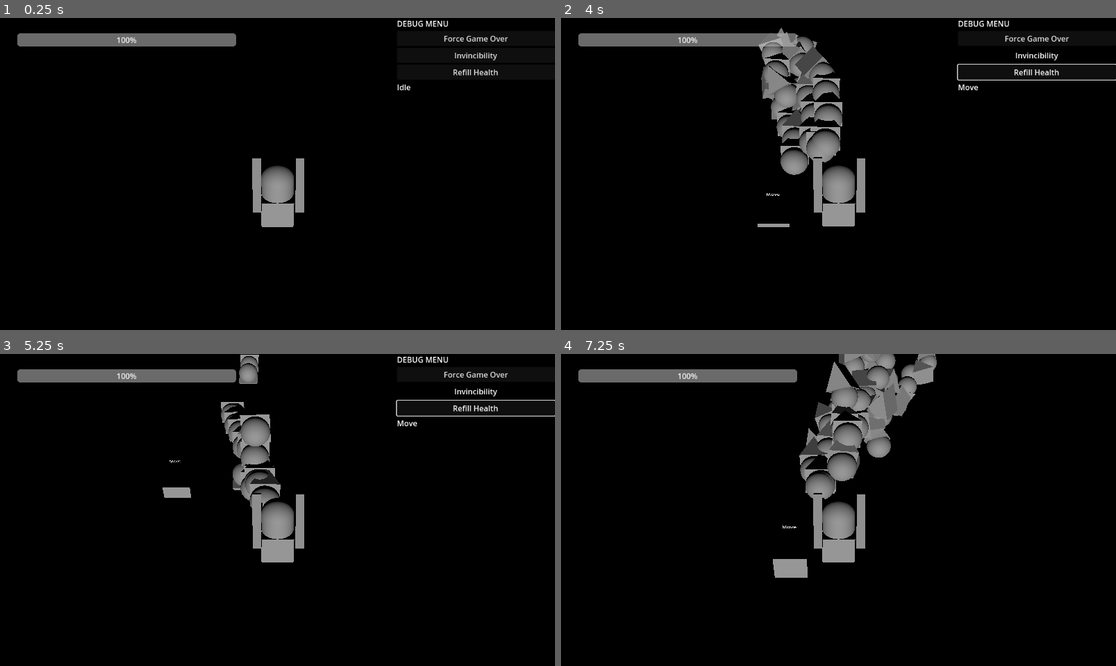
Above: before the commit, frames 1-4 (two rows, left to right).
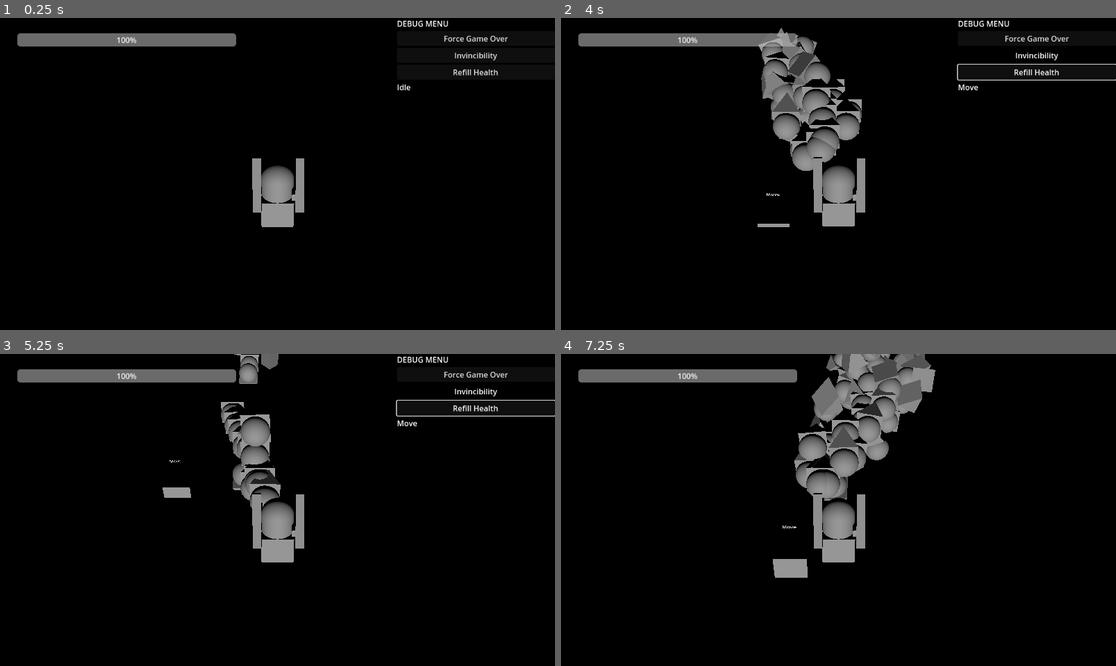
Above: after the commit, the same moments.

Repository: Boyquotes/Mech-Farmer
Game: Godot game, scene res://levels/debug.tscn
Same seed, same stepped clock (60 frames per second), same inputs: the game is played once before the commit and once after it.
Inputs (mouse positions are in pixels of both pictures, inside the frame that each line leads up to):
- Up to frame 1 (0.25 s): no input
- Up to frame 2 (4 s): click "Force Game Over" at 0.5 s; click "Try Again" at 1.25 s; click "Invincibility" at 2 s; click "Refill Health" at 2.75 s; move the mouse to (960, 158) at 3.52 s; press the mouse at (960, 158) at 3.53 s; hold D (move_right) from 3.53 s (still down); right-click (960, 158) at 3.8 s
- Up to frame 3 (5.25 s): move the mouse to (166, 525) at 4.27 s; release D (move_right) at 4.28 s; release the mouse at (166, 525) at 4.28 s; hold S (move_down) 4.28-5.03 s; right-click (166, 525) at 4.35 s; click (166, 525) at 4.55 s; move the mouse to (333, 441) at 5.02 s; press the mouse at (333, 441) at 5.03 s; hold D (move_right) from 5.03 s (still down)
- Up to frame 4 (7.25 s): right-click (894, 441) at 5.3 s; move the mouse to (810, 572) at 5.77 s; release D (move_right) at 5.78 s; release the mouse at (810, 572) at 5.78 s; hold W (move_up) 5.78-6.53 s; right-click (810, 572) at 5.85 s; click (810, 572) at 6.05 s; move the mouse to (1005, 556) at 6.52 s; press the mouse at (1005, 556) at 6.53 s; hold A (move_left) from 6.53 s (still down); right-click (1005, 556) at 6.8 s; tap = (debug_menu) at 7.15 s

The runs differ from the first frame. In frame 1, less than 0.1% of the frame differs, in the area x 52-54%, y 54-59%; in frame 2, 2.6%; in frame 3, 0.2%; in frame 4, 4.4%, in the area x 42-68%, y 0-59%.

Commit message:
refactored functions to the child cannon scenes themselves

Diff:
--- a/prefabs/characters/player.tscn
+++ b/prefabs/characters/player.tscn
@@ -1,7 +1,8 @@
-[gd_scene load_steps=9 format=3 uid="uid://bj4xgn05k5xvf"]
+[gd_scene load_steps=10 format=3 uid="uid://bj4xgn05k5xvf"]
 
 [ext_resource type="Script" path="res://scripts/player/state_machine.gd" id="1_asilg"]
 [ext_resource type="Script" path="res://scripts/player/states/motion/on_ground/idle.gd" id="2_7yaib"]
+[ext_resource type="PackedScene" uid="uid://cxqlokkkhycb7" path="res://prefabs/characters/primary_weapons/debug_cannon.tscn" id="2_rrsmg"]
 [ext_resource type="PackedScene" uid="uid://chf5iy4cu6p6o" path="res://prefabs/projectiles/bullet.tscn" id="3_1sbsc"]
 [ext_resource type="Script" path="res://scripts/player/states/motion/on_ground/move.gd" id="3_oi43o"]
 
@@ -27,37 +28,35 @@
 mesh = SubResource("CapsuleMesh_uowiw")
 skeleton = NodePath("../..")
 
-[node name="Guns" type="Node3D" parent="Torso"]
+[node name="PrimarySlot1" type="Node3D" parent="Torso"]
+transform = Transform3D(1, 1.78488e-11, 0, 1.42109e-11, 1, 0, 1.74623e-10, -3.49246e-10, 1, -0.594656, 0.161992, -0.304177)
 
-[node name="PrimaryGuns" type="Node3D" parent="Torso/Guns"]
+[node name="PrimaryGun1" parent="Torso/PrimarySlot1" instance=ExtResource("2_rrsmg")]
+transform = Transform3D(1, -4.00178e-11, 0, 7.25322e-11, 1, 0, 0, 1.16415e-10, 1, 5.96046e-08, 0, 2.98023e-08)
+skeleton = NodePath("../../..")
 
-[node name="PrimaryGun1" type="MeshInstance3D" parent="Torso/Guns/PrimaryGuns"]
-transform = Transform3D(1, 1.80762e-11, 0, 1.45519e-11, 1, 0, 5.82077e-11, -1.16415e-10, 1, -0.594656, 0.161992, -0.304177)
+[node name="PrimarySlot2" type="Node3D" parent="Torso"]
+transform = Transform3D(1, 1.83036e-11, 0, 1.42109e-11, 1, -2.32831e-10, 4.07454e-10, -1.16415e-10, 1, 0.556247, 0.163041, -0.30528)
+
+[node name="PrimaryGun2" parent="Torso/PrimarySlot2" instance=ExtResource("2_rrsmg")]
+transform = Transform3D(1, 1.83036e-11, 0, 1.43245e-11, 1, 0, 0, 0, 1, -5.96046e-08, 0, 2.98023e-08)
+skeleton = NodePath("../../..")
+
+[node name="SecondarySlot1" type="Node3D" parent="Torso"]
+transform = Transform3D(1, 0.00128581, 0.000310462, -0.000374036, 0.5, -0.866026, -0.00126877, 0.866025, 0.500001, 0.644041, 0.664011, 0.495822)
+
+[node name="SecondaryGun1" type="MeshInstance3D" parent="Torso/SecondarySlot1"]
+transform = Transform3D(1, -8.73115e-11, -1.60071e-10, -1.16415e-10, 1, 2.98023e-08, -7.27596e-11, 0, 1, -5.96046e-08, 0, 0)
 mesh = SubResource("BoxMesh_gtv21")
-skeleton = NodePath("../../../..")
+skeleton = NodePath("../../..")
 
-[node name="BulletSpawn" type="Node3D" parent="Torso/Guns/PrimaryGuns/PrimaryGun1"]
-transform = Transform3D(1, 1.83036e-11, 0, 1.44382e-11, 1, -1.16415e-10, 1.16415e-10, 1.16415e-10, 1, -0.000822842, 0.000952959, -0.857732)
+[node name="SecondarySlot2" type="Node3D" parent="Torso"]
+transform = Transform3D(1, 0.0012858, 0.000310462, -0.000374036, 0.5, -0.866026, -0.00126877, 0.866025, 0.500001, -0.593889, 0.664011, 0.495822)
 
-[node name="PrimaryGun2" type="MeshInstance3D" parent="Torso/Guns/PrimaryGuns"]
-transform = Transform3D(1, 1.80762e-11, 0, 1.45519e-11, 1, 0, 5.82077e-11, -1.16415e-10, 1, 0.643273, 0.166174, -0.304177)
+[node name="SecondaryGun2" type="MeshInstance3D" parent="Torso/SecondarySlot2"]
+transform = Transform3D(1, -8.73115e-11, -1.16415e-10, -1.16415e-10, 1, 2.98023e-08, -7.27596e-11, 0, 1, 5.96046e-08, 0, 0)
 mesh = SubResource("BoxMesh_gtv21")
-skeleton = NodePath("../../../..")
-
-[node name="BulletSpawn" type="Node3D" parent="Torso/Guns/PrimaryGuns/PrimaryGun2"]
-transform = Transform3D(1, 1.8531e-11, 0, 1.44382e-11, 1, -2.32831e-10, 2.32831e-10, 2.32831e-10, 1, -0.000815928, 0.00094533, -0.850669)
-
-[node name="SecondaryGuns" type="Node3D" parent="Torso/Guns"]
-
-[node name="SecondaryGun1" type="MeshInstance3D" parent="Torso/Guns/SecondaryGuns"]
-transform = Transform3D(1, 0.00128581, 0.000310462, -0.000374036, 0.5, -0.866026, -0.00126877, 0.866025, 0.500001, 0.644041, 0.664011, 0.495822)
-mesh = SubResource("BoxMesh_gtv21")
-skeleton = NodePath("../../../..")
-
-[node name="SecondaryGun2" type="MeshInstance3D" parent="Torso/Guns/SecondaryGuns"]
-transform = Transform3D(1, 0.0012858, 0.000310462, -0.000374036, 0.5, -0.866026, -0.00126877, 0.866025, 0.500001, -0.593889, 0.664011, 0.495822)
-mesh = SubResource("BoxMesh_gtv21")
-skeleton = NodePath("../../../..")
+skeleton = NodePath("../../..")
 
 [node name="BaseCollision" type="CollisionShape3D" parent="."]
 transform = Transform3D(1, 0, 0, 0, 1, 0, 0, 0, 1, 0, -0.547985, 0)
--- /dev/null
+++ b/prefabs/characters/primary_weapons/debug_cannon.tscn
@@ -0,0 +1,17 @@
+[gd_scene load_steps=4 format=3 uid="uid://cxqlokkkhycb7"]
+
+[ext_resource type="Script" path="res://scripts/weapons/debug_cannon.gd" id="1_n75tr"]
+[ext_resource type="PackedScene" uid="uid://chf5iy4cu6p6o" path="res://prefabs/projectiles/bullet.tscn" id="2_t5mog"]
+
+[sub_resource type="BoxMesh" id="BoxMesh_gtv21"]
+size = Vector3(0.25, 0.25, 1.593)
+
+[node name="DebugCannon" type="MeshInstance3D"]
+transform = Transform3D(1, 1.80762e-11, 0, 1.45519e-11, 1, 0, 5.82077e-11, -1.16415e-10, 1, -0.594656, 0.161992, -0.304177)
+mesh = SubResource("BoxMesh_gtv21")
+skeleton = NodePath("../../../..")
+script = ExtResource("1_n75tr")
+projectile_scene = ExtResource("2_t5mog")
+
+[node name="BulletSpawn" type="Node3D" parent="."]
+transform = Transform3D(1, 1.83036e-11, 0, 1.44382e-11, 1, -1.16415e-10, 1.16415e-10, 1.16415e-10, 1, -0.000822842, 0.000952959, -0.857732)
--- a/project.godot
+++ b/project.godot
@@ -50,6 +50,7 @@
 fire_2={
 "deadzone": 0.5,
 "events": [Object(InputEventMouseButton,"resource_local_to_scene":false,"resource_name":"","device":-1,"window_id":0,"a …(240 unchanged characters)…
+, Object(InputEventJoypadMotion,"resource_local_to_scene":false,"resource_name":"","device":-1,"axis":4,"axis_value":1.0,"script":null)
 ]
 }
 debug_menu={
--- a/scripts/player/states/motion/motion.gd
+++ b/scripts/player/states/motion/motion.gd
@@ -1,12 +1,9 @@
 extends "../state.gd"
 
 
-@onready var torso = owner.get_node("Torso/Guns")
-@onready var primary_gun_1 = torso.get_node("PrimaryGuns/PrimaryGun1/BulletSpawn")
-@onready var primary_gun_2 = torso.get_node("PrimaryGuns/PrimaryGun2/BulletSpawn")
-
-@export var projectile_scene: PackedScene
-@export var projectile_speed = 20
+@onready var torso = owner.get_node("Torso")
+@onready var primary_gun_1 = torso.get_node("PrimarySlot1/PrimaryGun1")
+@onready var primary_gun_2 = torso.get_node("PrimarySlot2/PrimaryGun2")
 
 func get_input_direction():
 	var input_direction = Vector2()
@@ -40,15 +37,3 @@
 		var look_direction := joystick.normalized()
 		var target_rotation := look_direction.angle_to(Vector2(0,1) * -1)
 		torso.rotation.y = lerp_angle(torso.rotation.y, target_rotation, delta * rotation_speed)
-
-func  fire_primary_1():
-
-	var projectile = projectile_scene.instantiate()  # Create an instance of the projectile scene
-	primary_gun_1.add_child(projectile)  # Add the projectile to the parent node
-
-	projectile.transform = primary_gun_1.transform  # Set the starting position of the projectile
-
-	var direction = -primary_gun_1.global_transform.basis.z.normalized()  # Get the direction the projectile should travel
-
-	projectile.linear_velocity = direction * projectile_speed  # Set the velocity of the projectile
-	projectile.top_level = true
--- a/scripts/player/states/motion/on_ground/idle.gd
+++ b/scripts/player/states/motion/on_ground/idle.gd
@@ -11,4 +11,6 @@
 	# aim_mouse()
 	aim_controller(delta)
 	if Input.is_action_pressed("fire_1"):
-		fire_primary_1()
+		primary_gun_1.fire()
+	if Input.is_action_pressed("fire_2"):
+		primary_gun_2.fire()
--- a/scripts/player/states/motion/on_ground/move.gd
+++ b/scripts/player/states/motion/on_ground/move.gd
@@ -21,7 +21,9 @@
 	# aim_mouse()
 	aim_controller(delta)
 	if Input.is_action_pressed("fire_1"):
-		fire_primary_1()
+		primary_gun_1.fire()
+	if Input.is_action_pressed("fire_2"):
+		primary_gun_2.fire()
 
 func move(input_dir):
 	var direction = (owner.transform.basis * Vector3(input_dir.x, 0, input_dir.y)).normalized()
--- /dev/null
+++ b/scripts/weapons/debug_cannon.gd
@@ -0,0 +1,18 @@
+extends MeshInstance3D
+
+@export var projectile_scene: PackedScene
+@export var projectile_speed = 20
+
+@onready var bullet_spawn = $BulletSpawn
+
+func  fire():
+
+	var projectile = projectile_scene.instantiate()  # Create an instance of the projectile scene
+	bullet_spawn.add_child(projectile)  # Add the projectile to the parent node
+
+	projectile.transform = bullet_spawn.transform  # Set the starting position of the projectile
+
+	var direction = -bullet_spawn.global_transform.basis.z.normalized()  # Get the direction the projectile should travel
+
+	projectile.linear_velocity = direction * projectile_speed  # Set the velocity of the projectile
+	projectile.top_level = true
